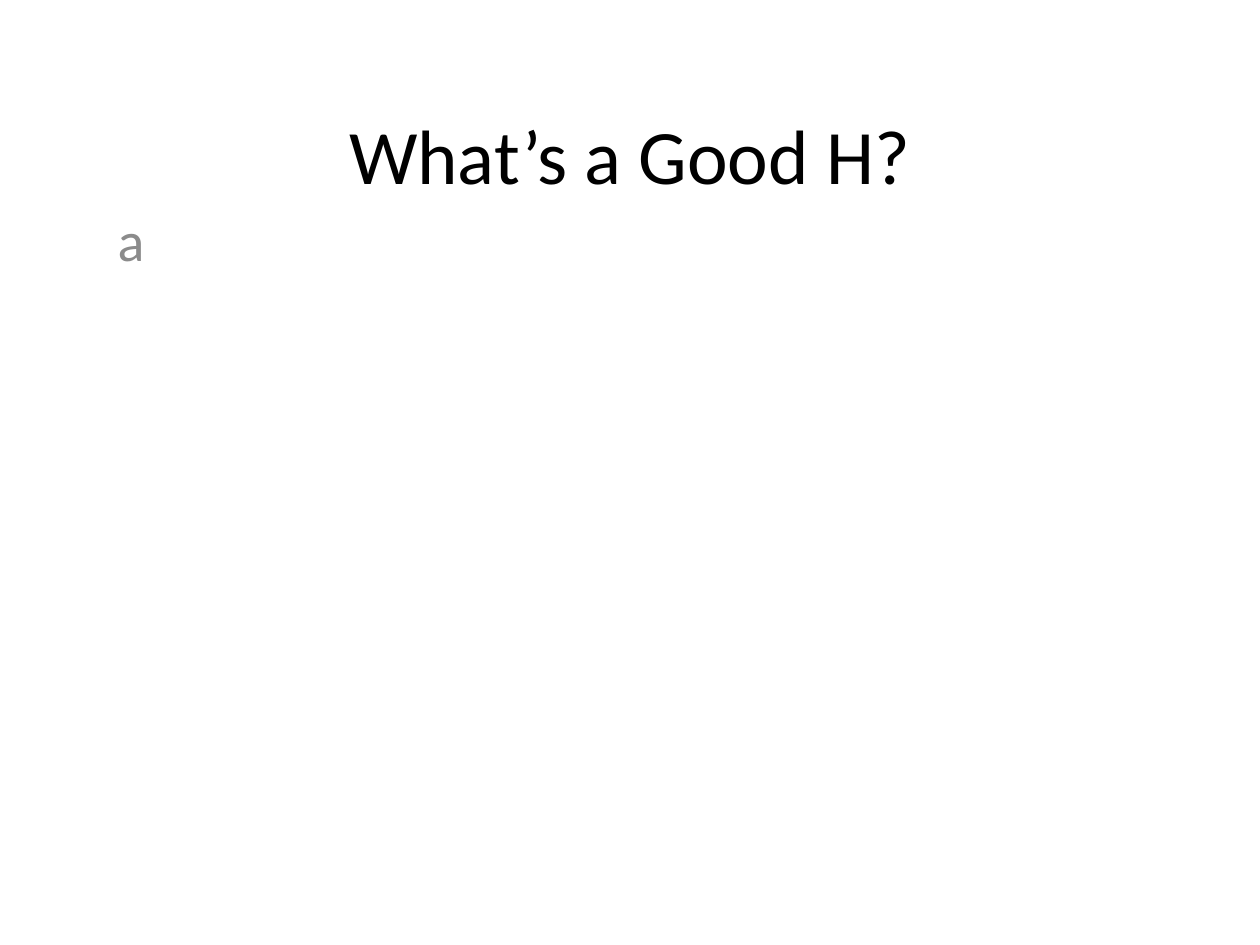
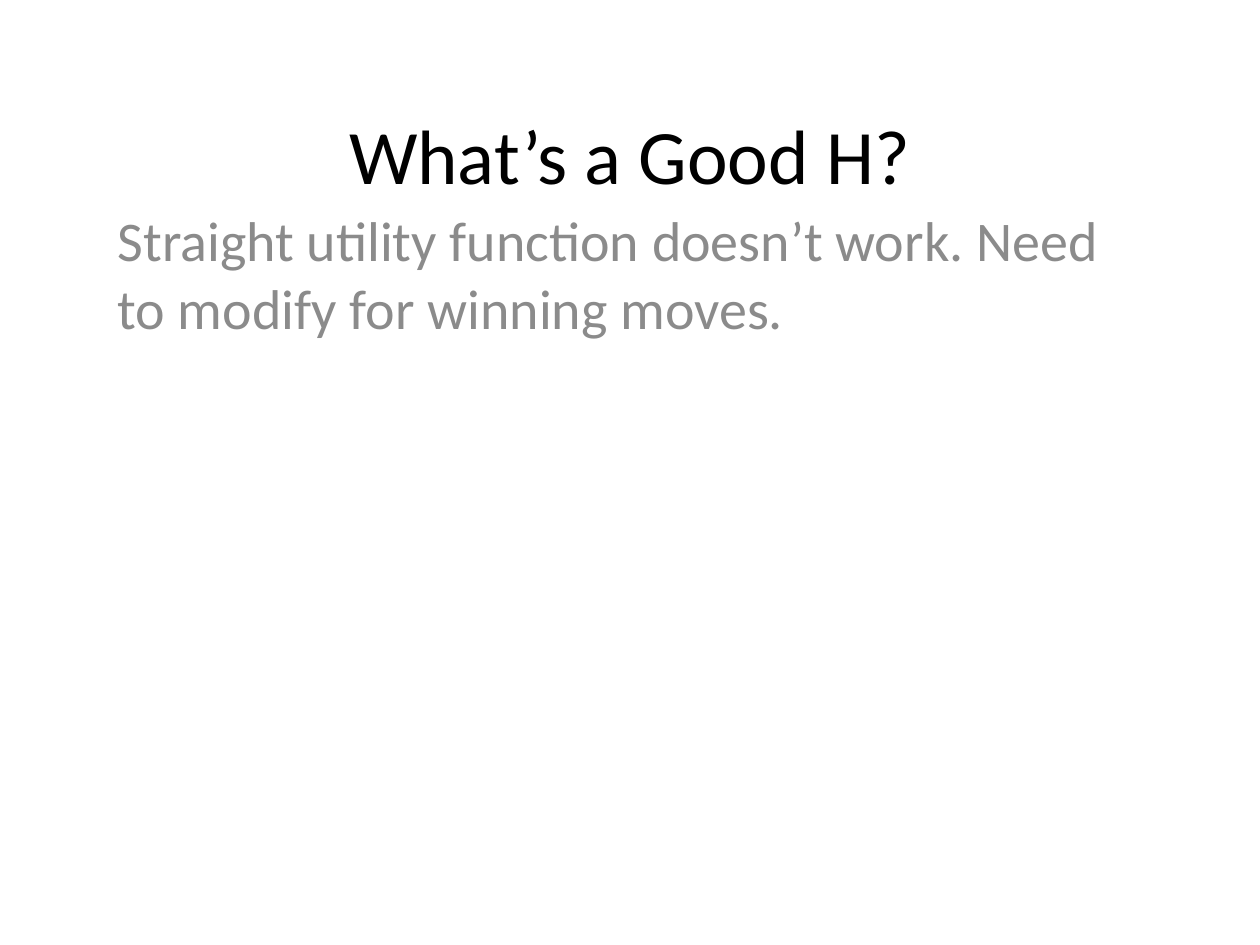
Before and after one commit to yangjiao2/271AIgame, a slide deck: slide 5 of Presentation.pptx. Drawn at 1260x945 pixels with LibreOffice and Linux fonts; fonts in the diff are those of the drawing. Boxes give left, top, right and bottom in pixels: in the first picture for what was removed or moved away, otherwise in the second. Text is boxed around its words. In the diff, an @@ line names an element or a change of style, - is before the commit and + after.

Commit message:
improved cost function

```diff
--- a/Presentation.pptx
+++ b/Presentation.pptx
@@ subtitle at <box>118,222,1097,339</box>: text changed @@
-a
+Straight utility function doesn’t work. Need to modify for winning moves.
```
Also in this commit, not shown: 2 other files.
